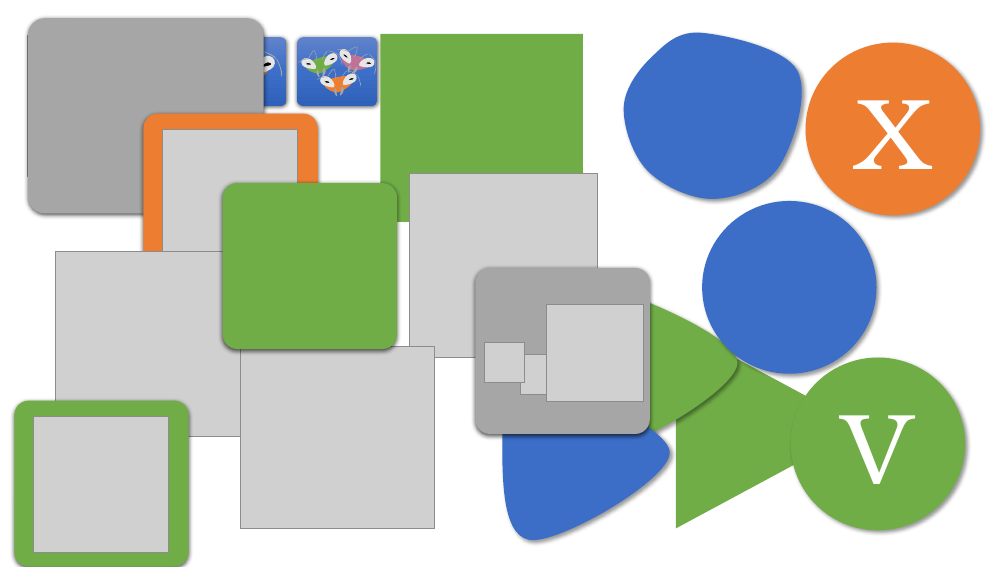
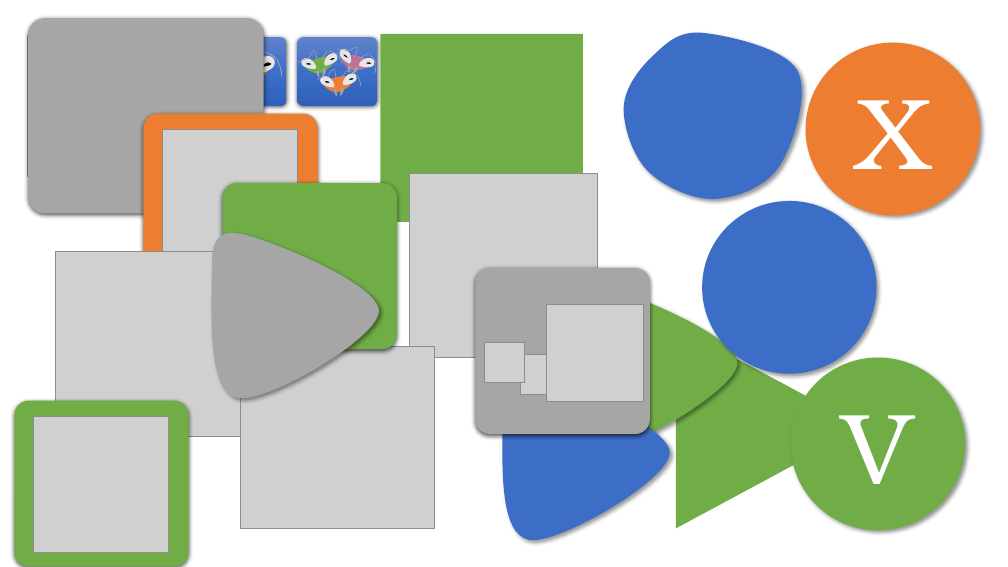
Before and after one commit to amaury2marignan/l3z, a slide deck: slide 7 of BABET/babet.pptx. Drawn at 1008x567 pixels with LibreOffice and Linux fonts; fonts in the diff are those of the drawing; grey boxes stand for pictures. Boxes give left, top, right and bottom in pixels: in the first picture for what was removed or moved away, otherwise in the second. Text is boxed around its words. In the diff, an @@ line names an element or a change of style, - is before the commit and + after.

```diff
--- a/BABET/babet.pptx
+++ b/BABET/babet.pptx
@@ freeform shape added at box(163, 223, 388, 437), fill #A6A6A6 @@
```
Also in this commit, not shown: 1 other slide changed, 36 other files.
